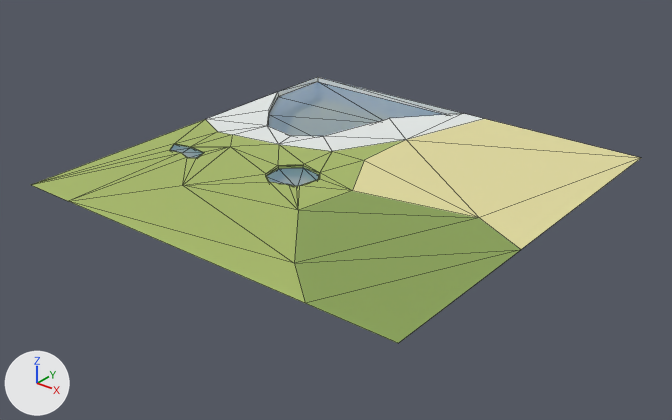
A saved change to the Blender file Unicorns Lair/Assets/NEW Main Area - Environment/Meshes/Plane.blend.
The view is the same before and after, from a camera (50 mm lens) standing at (121.4, -155.4, 85.8) and looking at (-0.4, -3.2, -8.6). Arrows for +X, +Y and +Z are at lower left; the lights stay in place. The older version comes first. Mesh edges are drawn as thin lines.
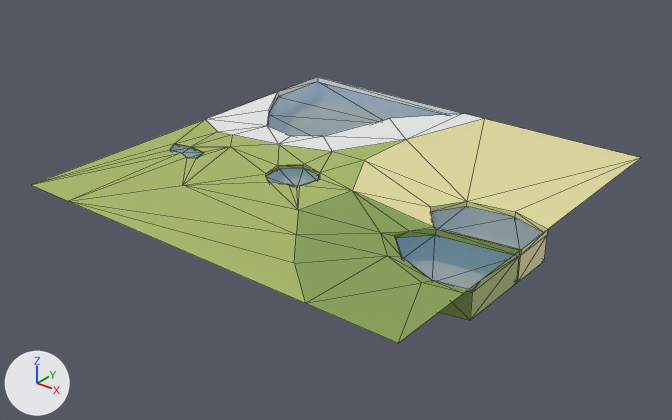
The change in detail:
me_cube_001 is used by ob_cube; location (0.0, 0.0, 0.0); scale (4.0, 4.0, 1.0).
me_cube_001 had 106 vertices, 79 faces and spanned x -12.5..12.5, y -12.5..12.5, z -8.1..0.3.
me_cube_001 now has 159 vertices, 126 faces and spans x -12.5..12.5, y -12.5..12.5, z -8.2..0.3.
Part 1, on me_cube_001:
1 vertex is removed from x 9.1, y -0.5, z 0.3.
3 faces are deleted.
42 vertices are added at x 3.0..12.5, y -7.9..1.3, z -8.2..0.3.
7 new vertices lie (0.0, 0.0, 1.2) away from vertices in x 6.4..12.5, y -3.0..1.3, z -0.9.
5 new vertices lie (0.0, 0.0, -6.1) away from vertices in x 6.4..12.5, y -2.9..1.3, z -0.9.
13 new faces join them, mat_desert (beige #e6dfa1).
4 new faces join them, mat_grass (green #aabd68).
14 new faces join them, mat_dirt (beige #e6dfa1).
2 new faces join them, mat_water (blue #709fcf).
17 new faces join them, mat_jungle (green #8aa355).

Location of each change, (x1, y1, x2, y2) in pixels of the pictures (672 x 420 px):
part 1 of me_cube_001, cut back: (73, 119, 641, 343) in both
